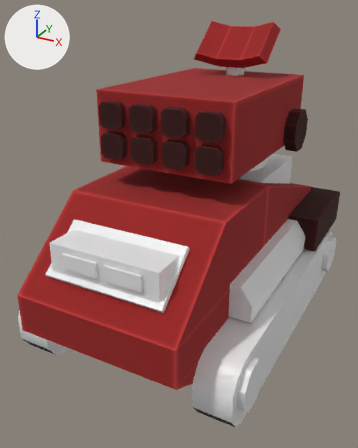
A saved change to the FBX model Assets/_Project/Art/Models/Unit/unit_Artillery_Missile.fbx.
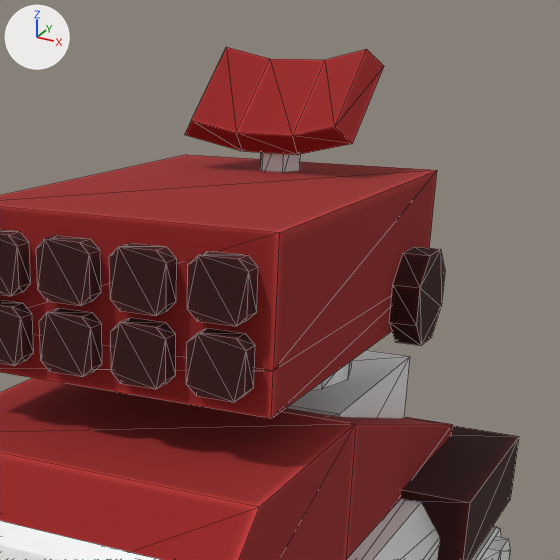
Old and new are each drawn whole from a 50 mm lens placed at (2.89, -5.94, 4.24), pointed at (-0.11, -0.48, 1.51) and again close up on the part from 31% to 100% of the width and 0% to 55% of the height. Arrows for +X, +Y and +Z are at upper left; the lights stay in place. The last two pictures show the newer version. The close-ups show mesh edges as thin lines. Where no turn or scale is listed for an object, it has been applied to the vertices.

Names of what the first close-up shows: 'unit_Artillery_Missile', 'unit_Artillery_Missile_B_Weapon_yup' and 1 more.
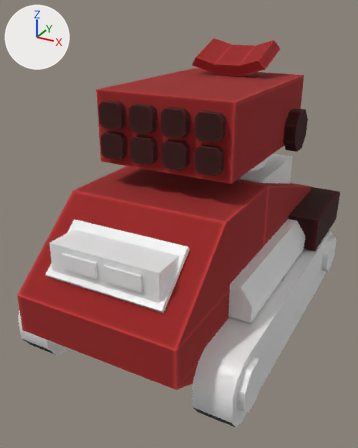
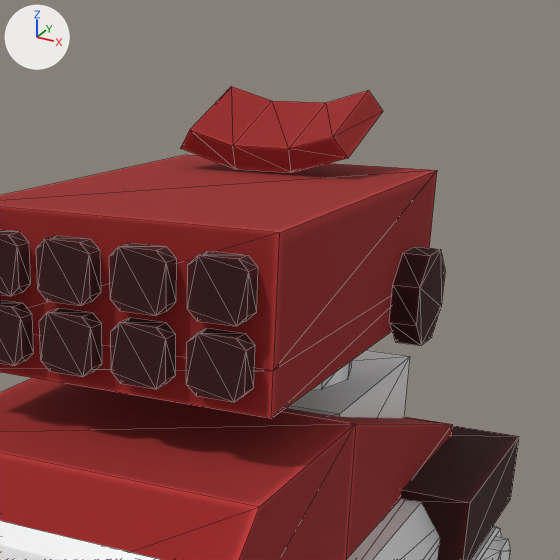
Edits to the scene script, one JSON object a line:
```json
{"block": "me_mesh_045", "where": "# used by ob_unit_artillery_missile_b_weapon_yup; location = (0.0, 0.988, 2.63)"}
{"block": "me_mesh_045", "where": "# before: 196 (-0.07, -0.09, 1.0), 198 (0.07, -0.09, 1.0), 201 (0.14, 0.03, 1.1), 202 (0.07, 0.15, 1.2), 203 (-0.14, 0.03, 1.1)"}
{"block": "me_mesh_045", "where": "# before: 207 (-0.07, 0.15, 1.2)"}
{"op": "remove", "block": "me_mesh_045", "code": "me_mesh_045.from_pydata(...)  # 224 vertices, 318 faces; spans x -1.06..1.06, y -2.19..0.59, z -0.28..1.41"}
{"op": "add", "block": "me_mesh_045", "code": "me_mesh_045.from_pydata(...)  # 224 vertices, 318 faces; spans x -1.06..1.06, y -2.19..0.59, z -0.28..1.17"}
{"block": "me_mesh_045", "change": "me_mesh_045 part 1: the loose piece of 16 vertices spanning x -0.56..0.56, y -0.3..0.34, z 0.81..1.41 is turned -19.7 degrees about the x axis through its middle, then moved by (0.0, 0.0, -0.17)"}
{"block": "me_mesh_045", "change": "me_mesh_045 part 2"}
{"op": "add", "block": "me_mesh_045", "code": "for i in [196, 198, 201, 202, 203, 207]: me_mesh_045.vertices[i].co += Vector((0.0, 0.0, -0.22))"}
```

What differs and where, as boxes (x1, y1, x2, y2) in the close-ups (560 x 560 px; the box of a moved part takes in the faces that stretch with it):
```json
{"object": "unit_Artillery_Missile_B_Weapon_yup", "change": "reshaped", "before": [0, 47, 445, 419], "after": [0, 86, 445, 419]}
{"part": 1, "of": "me_mesh_045", "change": "moved or reshaped", "before": [185, 47, 384, 155], "after": [180, 86, 383, 173]}
{"part": 2, "of": "me_mesh_045", "change": "moved or reshaped", "before": [260, 152, 301, 172], "on screen": "not visible afterwards"}
```
